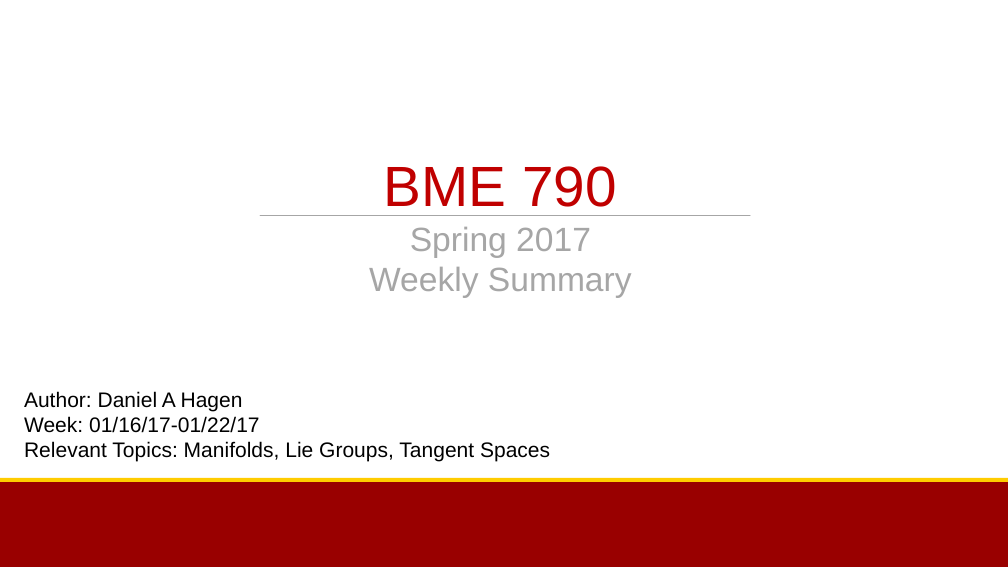
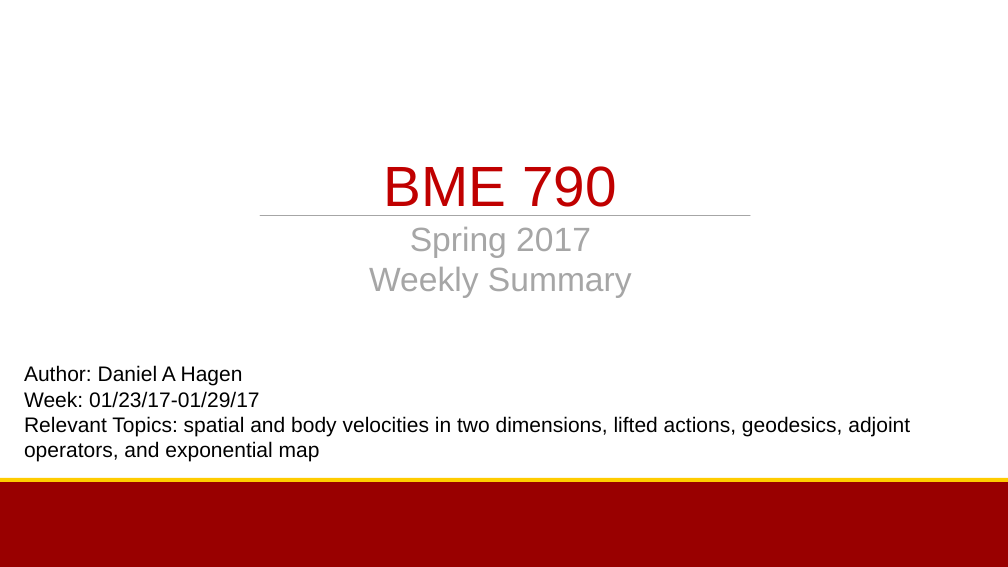
Before and after one commit to bc/Documents, a slide deck: slide 1 of BME790_Sp2017/Week2Summary.pptx. Drawn at 1008x567 pixels with LibreOffice and Linux fonts; fonts in the diff are those of the drawing; background and template pictures are left out. Boxes give left, top, right and bottom in pixels: in the first picture for what was removed or moved away, otherwise in the second. Text is boxed around its words. In the diff, an @@ line names an element or a change of style, - is before the commit and + after.

Commit message:
Week 2 Summary for BME790 Spring 2017

```diff
--- a/BME790_Sp2017/Week2Summary.pptx
+++ b/BME790_Sp2017/Week2Summary.pptx
@@ subtitle at [24, 391, 910, 462]: text changed @@
-Week: 01/16/17-01/22/17
-Relevant Topics: Manifolds, Lie Groups, Tangent Spaces
+Week: 01/23/17-01/29/17
+Relevant Topics: spatial and body velocities in two dimensions, lifted actions, geodesics, adjoint operators, and exponential map
```
Also in this commit, not shown: 1 other slide changed, 4 slides added, 5 slides removed, 2 other files.
